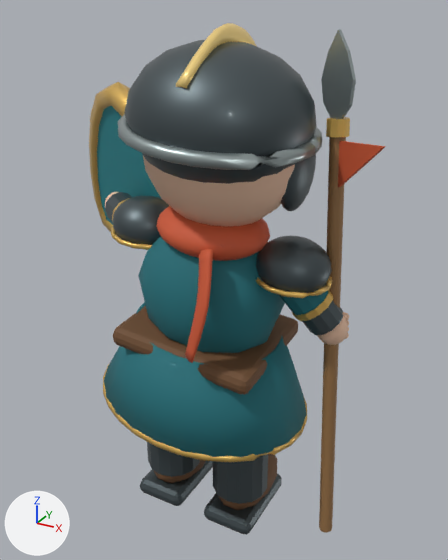
What one commit did to the Blender file art-source/defense/legion-shield.blend.
Camera for both pictures: a 50 mm lens placed at (1.6, -2.68, 2.88), pointed at (-0.02, 0.26, 1.41). Arrows for +X, +Y and +Z are at lower left; the lights stay in place. The older version comes first.

In view in the first picture: 'Belt / leather', 'Face / round head', 'Helmet / lit brim', 'Helmet / steel dome', 'Pauldron / spear steel', 'Scarf / vermilion wrap', 'Shield / teal kite face', 'Spear / steel blade', 'Spear / wooden shaft', 'Spear arm / teal sleeve', 'Torso / teal tunic', 'Tunic / teal skirt', 'left leg / shin guard' and 19 more.
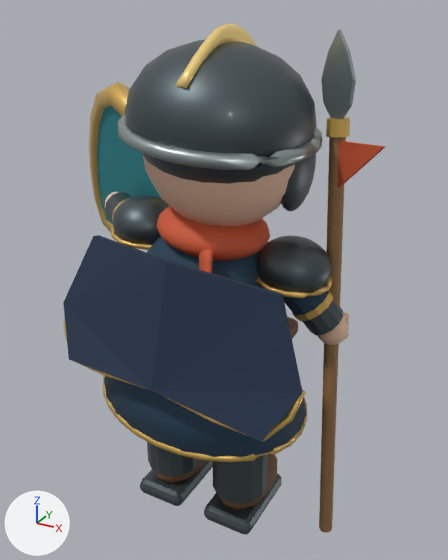
The change, as JSON lines over the scene's bpy script:
```json
{"op": "set", "path": "mat_cloth___teal_tunic.base_color", "old": "(0.012, 0.16, 0.19)", "new": "(0.018, 0.055, 0.1)", "note": "dark cyan #1d6f79 -> dark blue #244259"}
{"op": "add", "block": "mat_cloth___deep_navy_shoulder_mantle", "code": ["mat_cloth___deep_navy_shoulder_mantle = principled_material('Cloth / deep navy shoulder mantle')", "mat_cloth___deep_navy_shoulder_mantle.base_color = (0.018, 0.036, 0.075)  # dark blue #24354d", "mat_cloth___deep_navy_shoulder_mantle.roughness = 0.86", "mat_cloth___deep_navy_shoulder_mantle.coat_weight = 0.035"]}
{"op": "add", "block": "me_mantle___gold_lower_edge_shape", "code": ["me_mantle___gold_lower_edge_shape = bpy.data.meshes.new('Mantle / gold lower edge shape')", "me_mantle___gold_lower_edge_shape.from_pydata(...)  # 54 vertices, 50 faces; spans x -0.717..0.716, y -0.536..-0.323, z 1.073..1.357", "me_mantle___gold_lower_edge_shape.polygons.foreach_set('use_smooth', [True] * 50)", "me_mantle___gold_lower_edge_shape.materials.append(mat_trim___gold)  # orange #eabf65"]}
{"op": "add", "block": "me_mantle___navy_shoulder_silhouette_shape", "code": ["me_mantle___navy_shoulder_silhouette_shape = bpy.data.meshes.new('Mantle / navy shoulder silhouette shape')", "me_mantle___navy_shoulder_silhouette_shape.from_pydata([(-0.52, -0.27, 1.78), (0.0, -0.39, 1.84), (0.52, -0.27, 1.78), (0.7, -0.34, 1.35), (0.58, -0.46, 1.09), (0.0, -0.52, 1.18), (-0.58, -0.46, 1.09), (-0.7, -0.34, 1.35)], [], [(0, 1, 5, 6, 7), (1, 2, 3, 4, 5)])", "me_mantle___navy_shoulder_silhouette_shape.materials.append(mat_cloth___deep_navy_shoulder_mantle)  # dark blue #24354d"]}
{"op": "add", "block": "ob_mantle___gold_lower_edge", "code": ["ob_mantle___gold_lower_edge = bpy.data.objects.new('Mantle / gold lower edge', me_mantle___gold_lower_edge_shape)", "ob_mantle___gold_lower_edge.parent = ob_legion_body_pivot", "ob_mantle___gold_lower_edge.location = (0.0, 0.0, -0.82)"]}
{"op": "add", "block": "ob_mantle___navy_shoulder_silhouette", "code": ["ob_mantle___navy_shoulder_silhouette = bpy.data.objects.new('Mantle / navy shoulder silhouette', me_mantle___navy_shoulder_silhouette_shape)", "ob_mantle___navy_shoulder_silhouette.parent = ob_legion_body_pivot", "ob_mantle___navy_shoulder_silhouette.location = (0.0, 0.0, -0.82)", "_m = ob_mantle___navy_shoulder_silhouette.modifiers.new('Mantle thickness', 'SOLIDIFY')", "_m.thickness = 0.035"]}
```

Location of each change, (x1, y1, x2, y2) in pixels of the pictures (448 x 560 px):
```json
{"object": "Mantle / navy shoulder silhouette", "change": "added", "after": [63, 235, 302, 442], "on screen": "dark blue"}
{"object": "Tunic / teal skirt", "change": "recoloured", "before": [104, 376, 307, 457], "after": [104, 376, 307, 457], "on screen": "dark cyan to dark blue"}
{"object": "Torso / teal tunic", "change": "recoloured", "before": [147, 236, 285, 303], "after": [147, 236, 285, 303], "on screen": "dark cyan to dark blue"}
{"object": "Mantle / gold lower edge", "change": "added", "after": [64, 315, 306, 442]}
{"object": "Spear arm / teal sleeve", "change": "recoloured", "before": [283, 290, 328, 315], "after": [283, 290, 328, 315], "on screen": "dark cyan to dark blue"}
{"object": "Belt / leather", "change": "unchanged, covered by the edit", "before": [113, 306, 298, 394], "after": [287, 317, 298, 339]}
{"object": "Scarf / vermilion tail", "change": "unchanged, covered by the edit", "before": [185, 249, 213, 363], "after": [199, 249, 213, 273]}
```
